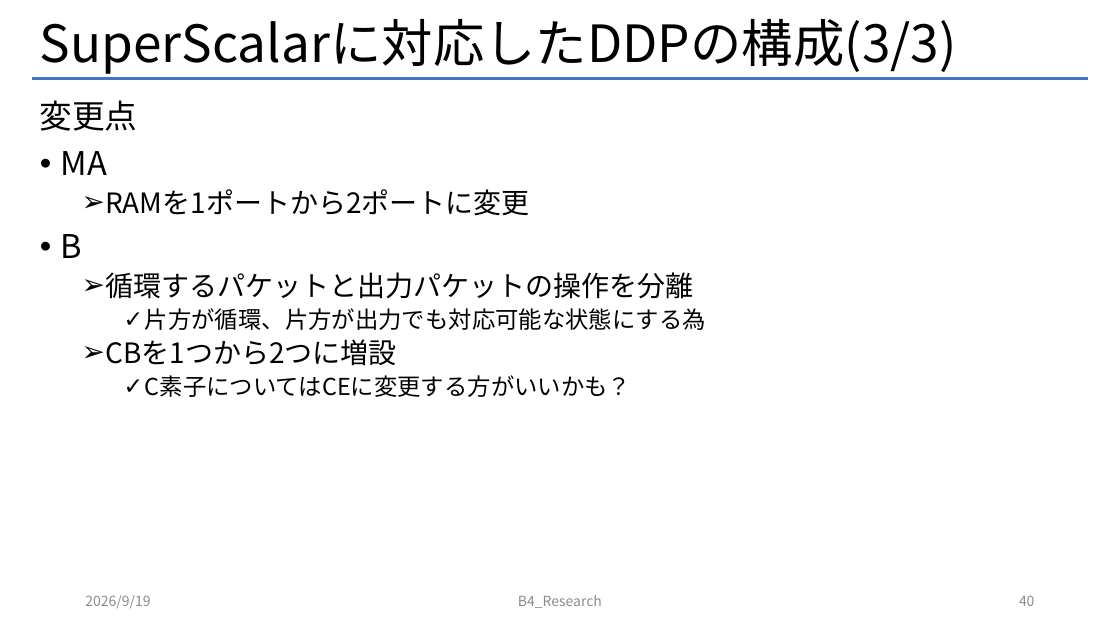
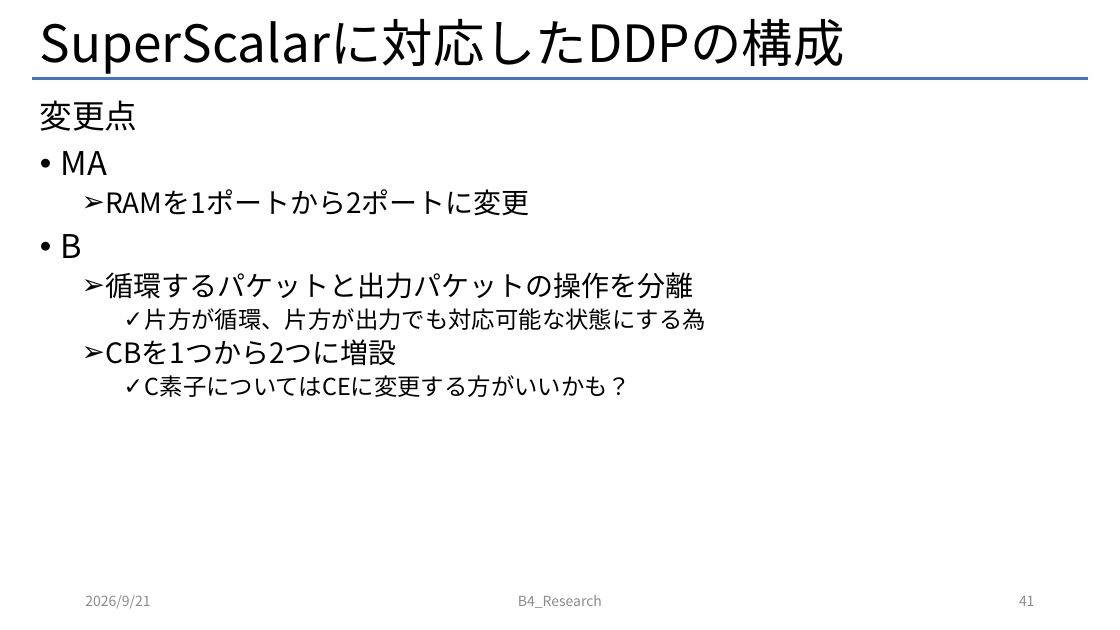
Before and after one commit to Mattya009/SuperScalar_DDP, a slide deck: slide 41 of DDP_SuperScalar.pptx (slide 40 before the commit). Drawn at 1120x630 pixels with LibreOffice and Linux fonts; fonts in the diff are those of the drawing. Boxes give left, top, right and bottom in pixels: in the first picture for what was removed or moved away, otherwise in the second. Text is boxed around its words. In the diff, an @@ line names an element or a change of style, - is before the commit and + after.

```diff
--- a/DDP_SuperScalar.pptx
+++ b/DDP_SuperScalar.pptx
@@ title at (40, 19, 845, 74): text changed @@
-SuperScalarに対応したDDPの構成(3/3)
+SuperScalarに対応したDDPの構成
@@ text at (85, 595, 150, 608): text changed @@
-2026/9/19
+2026/9/21
@@ page number at (1019, 596, 1035, 606): text changed @@
-40
+41
```
Also in this commit, not shown: 78 other slides changed, 1 slide added, 14 other files.
